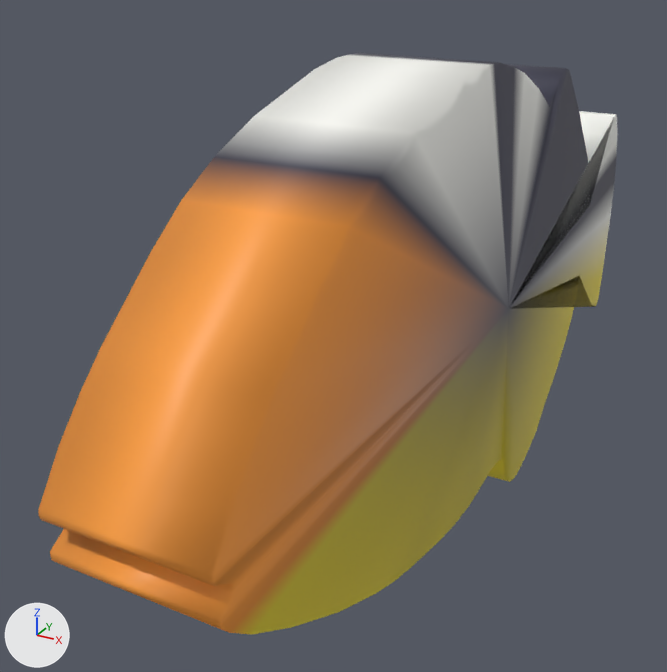
The glTF model pack/clowntriggerfish/clowntriggerfish.glb: old version first, new version second.
One viewpoint serves both versions: a camera (50 mm lens) standing at (0.348, -0.851, 0.367) and looking at (-0.087, -0.061, -0.028). The lights are fixed; the arrows at lower left show +X, +Y and +Z. The older version comes first.

The older version as bpy lines, for what is in view:
```python
me_clowntriggerfish = bpy.data.meshes.new('clowntriggerfish')
me_clowntriggerfish.from_pydata(...)  # 152 vertices, 300 faces; spans x -0.07..0.07, y -0.496..0.498, z -0.258..0.261
me_clowntriggerfish.materials.append(mat_clowntriggerfish_bright)
ob_clowntriggerfish = bpy.data.objects.new('clowntriggerfish', me_clowntriggerfish)
ob_clowntriggerfish.location = (0.0, 0.0, 0.0)
```
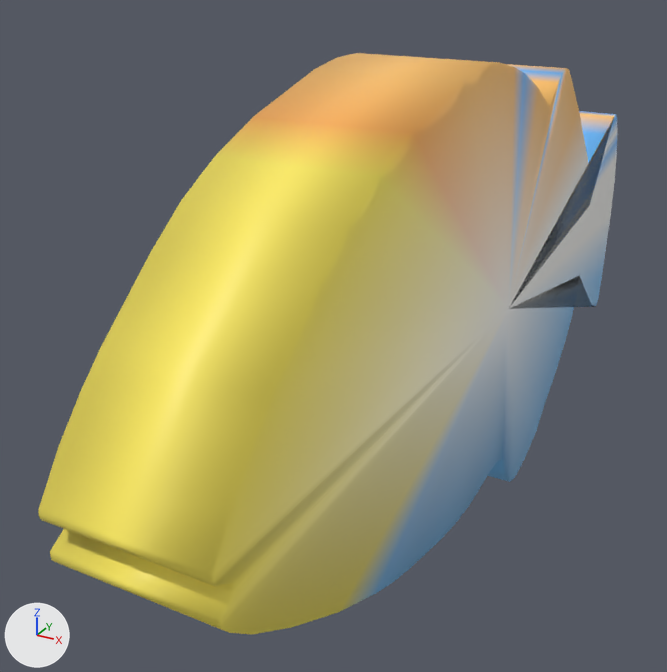
Pixel boxes [x1, y1, x2, y2] of what changed, in the pictures (667 x 672 px):
part 1 of me_clowntriggerfish, recoloured
    both: [38, 53, 617, 635]

The change in detail:
me_clowntriggerfish has 152 vertices, 300 faces and spans x -0.07..0.07, y -0.496..0.498, z -0.258..0.261.
me_clowntriggerfish is used by ob_clowntriggerfish; location (0.0, 0.0, 0.0).
me_clowntriggerfish part 1: 300 faces centred in x -0.07..0.07, y -0.496..0.497, z -0.257..0.261 are repainted in the vertex colours, in many colours.
